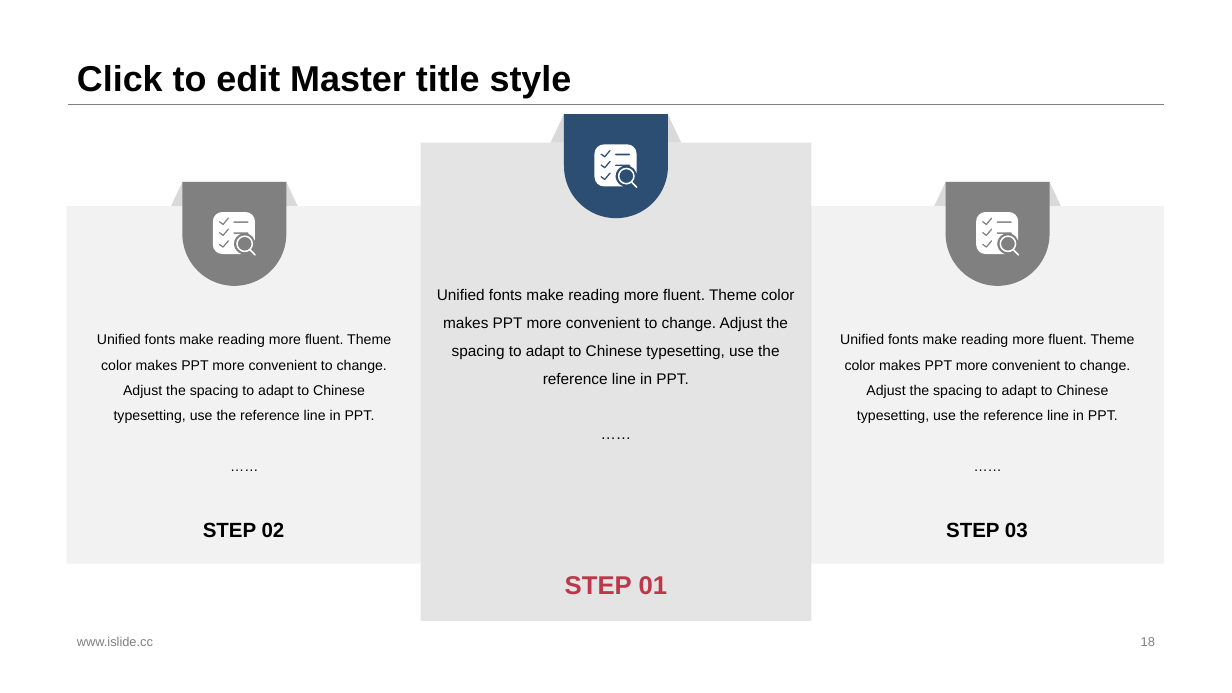
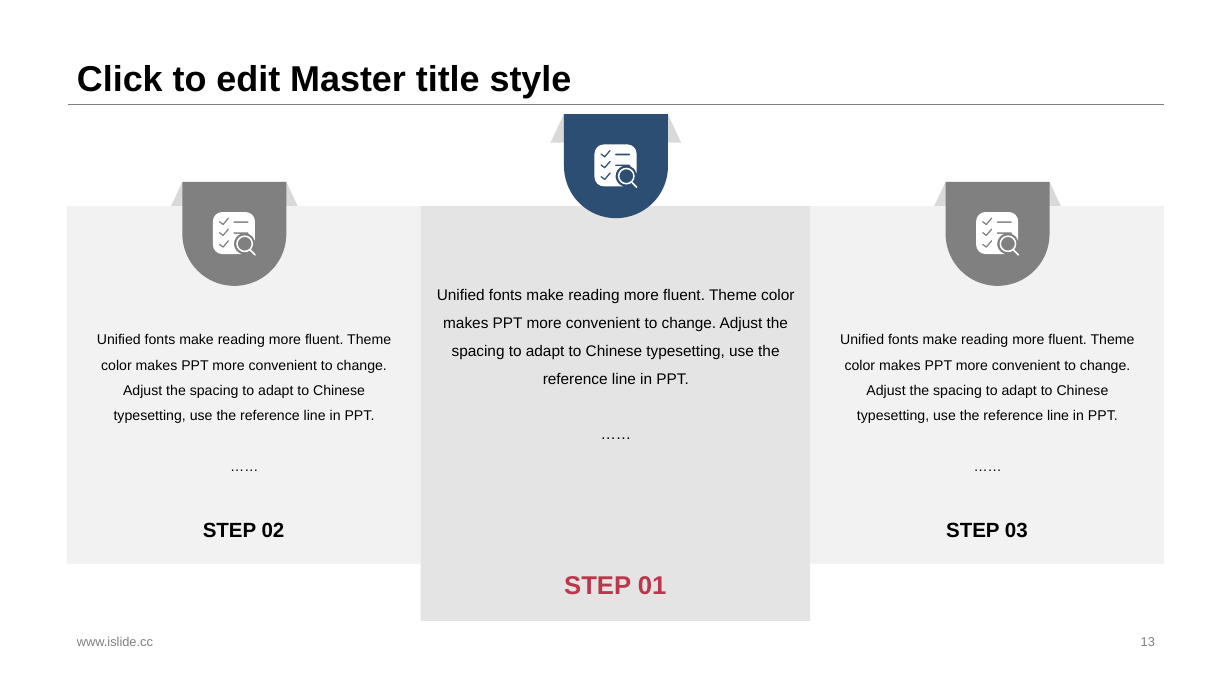
Before and after one commit to sebuaa2019/Team108, a slide deck: slide 13 of Team108-代码分析评审v0.1.pptx (slide 18 before the commit). Drawn at 1232x693 pixels with LibreOffice and Linux fonts; fonts in the diff are those of the drawing. Boxes give left, top, right and bottom in pixels: in the first picture for what was removed or moved away, otherwise in the second. Text is boxed around its words. In the diff, an @@ line names an element or a change of style, - is before the commit and + after.

```diff
--- a/Team108-代码分析评审v0.1.pptx
+++ b/Team108-代码分析评审v0.1.pptx
@@ rectangle "STEP 01" resized from (x1=421, y1=142, x2=811, y2=621) to (x1=421, y1=206, x2=811, y2=621) @@
```
Also in this commit, not shown: 1 other slide changed, 4 slides added, 9 slides removed, 1 other file.
